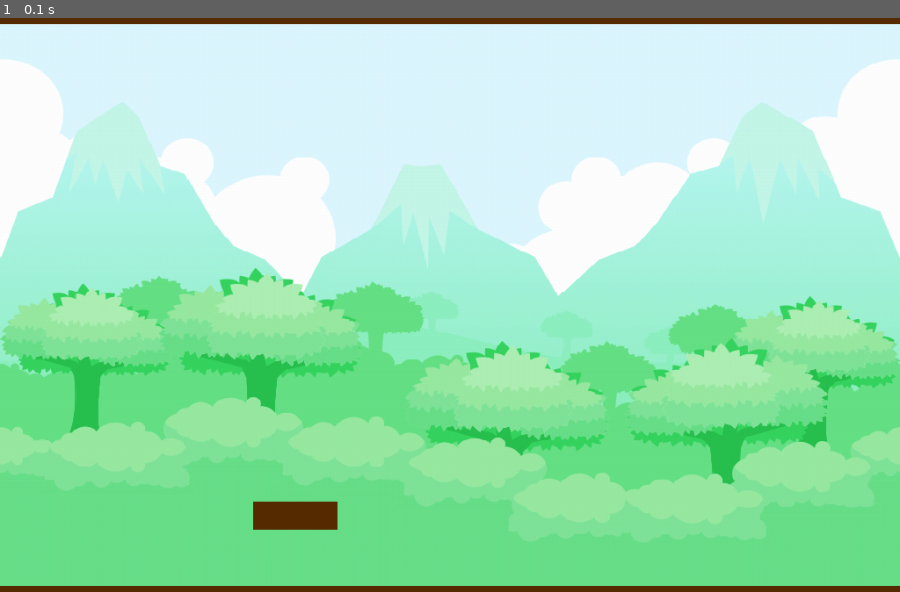
Above: before the commit, frame 1.
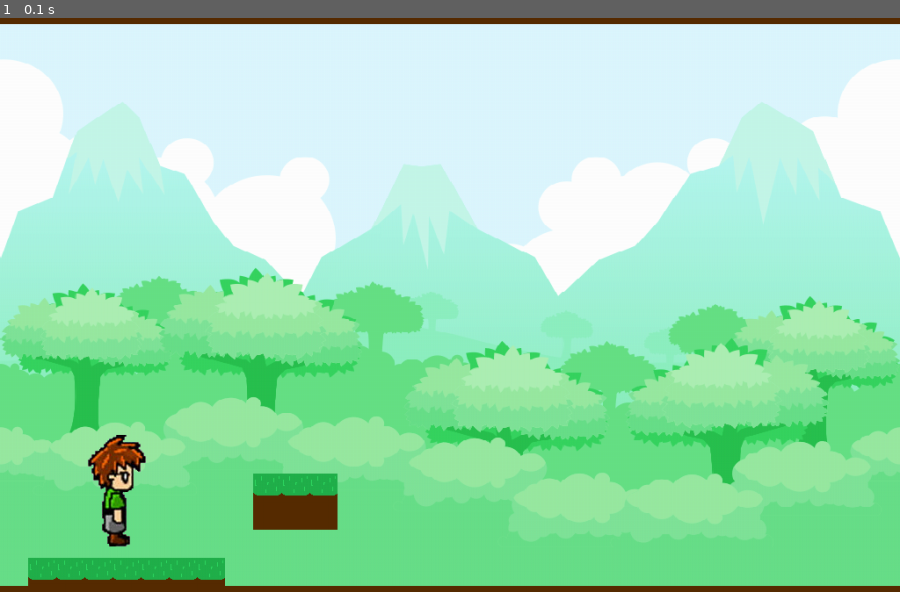
Above: after the commit, the same moment.

Repository: msa-sadeghi/farham_rastin_mostafa
Game: pygame game, started from pygame_courses/platformer/main.py
The game is run twice, just before and just after one commit, with the same random seed, the same clock (stepped at 60 frames per second) and the same inputs.
Inputs:
- Up to frame 1 (0.1 s): no input

The runs differ from the first frame. In frame 1, 2.2% of the frame differs, in the area x 3-38%, y 72-99%.

Commit message:
تمرین
تابع حرکت را برای بازیکن کامل کنید
بازیکن باید بتواند به سمت راست و چپ حرکت کند و همینطور بپرد

برای دشمن، سکه، لاوا، درب خروج مانند تایل ها عمل کنید و آن ها را به صفحه اضافه نمایید
یعنی برای هر کدام ابتدا یک کلاس بنویسید مثل بازیکن
 و سپس برای خر کدام در فایل اصلی یک گروه جداگانه بسازید
سپس آنها را در صفحه نمایش دهید
فقط سکه و دشمن می توانند حرکت نمایند

Diff:
--- a/pygame_courses/platformer/main.py
+++ b/pygame_courses/platformer/main.py
@@ -1,8 +1,10 @@
 import pygame
 from world import World
 from level1 import world_data
+from player import Player
 pygame.init()
 
+my_player = Player()
 game_world = World(world_data)
 
 screen_width = 1024
@@ -17,5 +19,6 @@
         if event.type == pygame.QUIT:
             running = False
     game_world.draw(screen)
+    my_player.draw(screen)
     pygame.display.update()
     clock.tick(60)
--- /dev/null
+++ b/pygame_courses/platformer/player.py
@@ -0,0 +1,23 @@
+from pygame.sprite import Sprite
+import pygame
+class Player(Sprite):
+    def __init__(self):
+        super().__init__()
+        self.right_images = []
+        self.left_images = []
+        for i in range(1,5):
+            img = pygame.image.load(f"assets/img/guy{i}.png")
+            self.right_images.append(img)
+            left_img = pygame.transform.flip(img, True, False)
+            self.left_images.append(left_img)
+        self.frame_index = 0
+        self.image = self.right_images[self.frame_index]
+        self.rect = self.image.get_rect(topleft = (100, 500))
+        self.alive=True
+        self.score=0
+        self.health=3
+        self.yvelocity=0
+        self.xvelocity=5
+        self.direction =   1
+    def draw(self,screen):
+        screen.blit(self.image, self.rect)
--- a/pygame_courses/platformer/world.py
+++ b/pygame_courses/platformer/world.py
@@ -12,6 +12,11 @@
                     rect = img.get_rect(topleft = (j * 32, i * 32))
                     item = (img, rect)
                     self.tile_map.append(item)
+                if world_data[i][j] == 2:
+                    img = pygame.image.load("assets/grass.png")
+                    rect = img.get_rect(topleft = (j * 32, i * 32))
+                    item = (img, rect)
+                    self.tile_map.append(item)
 
     def draw(self, screen):
         screen.blit(self.bg_img, self.bg_rect)
